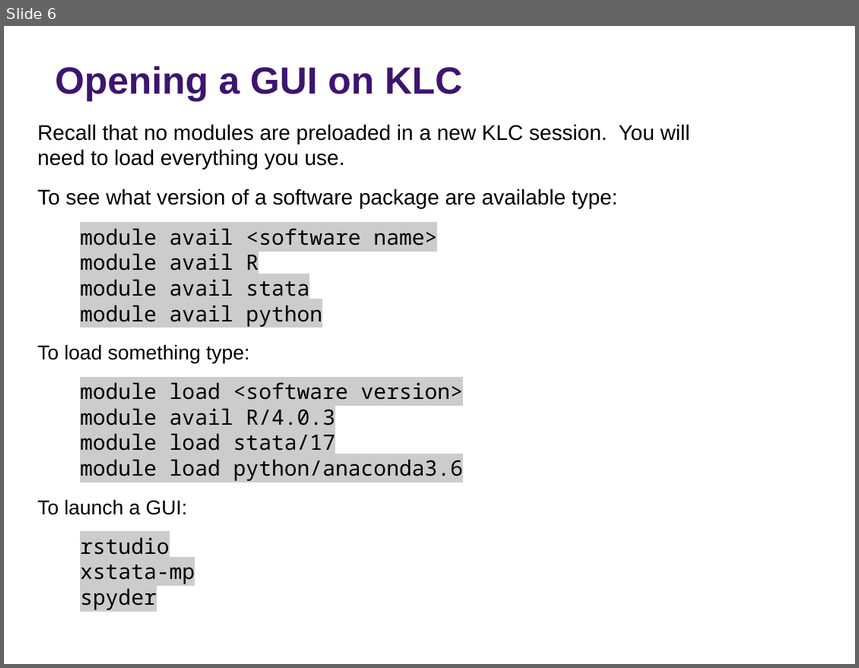
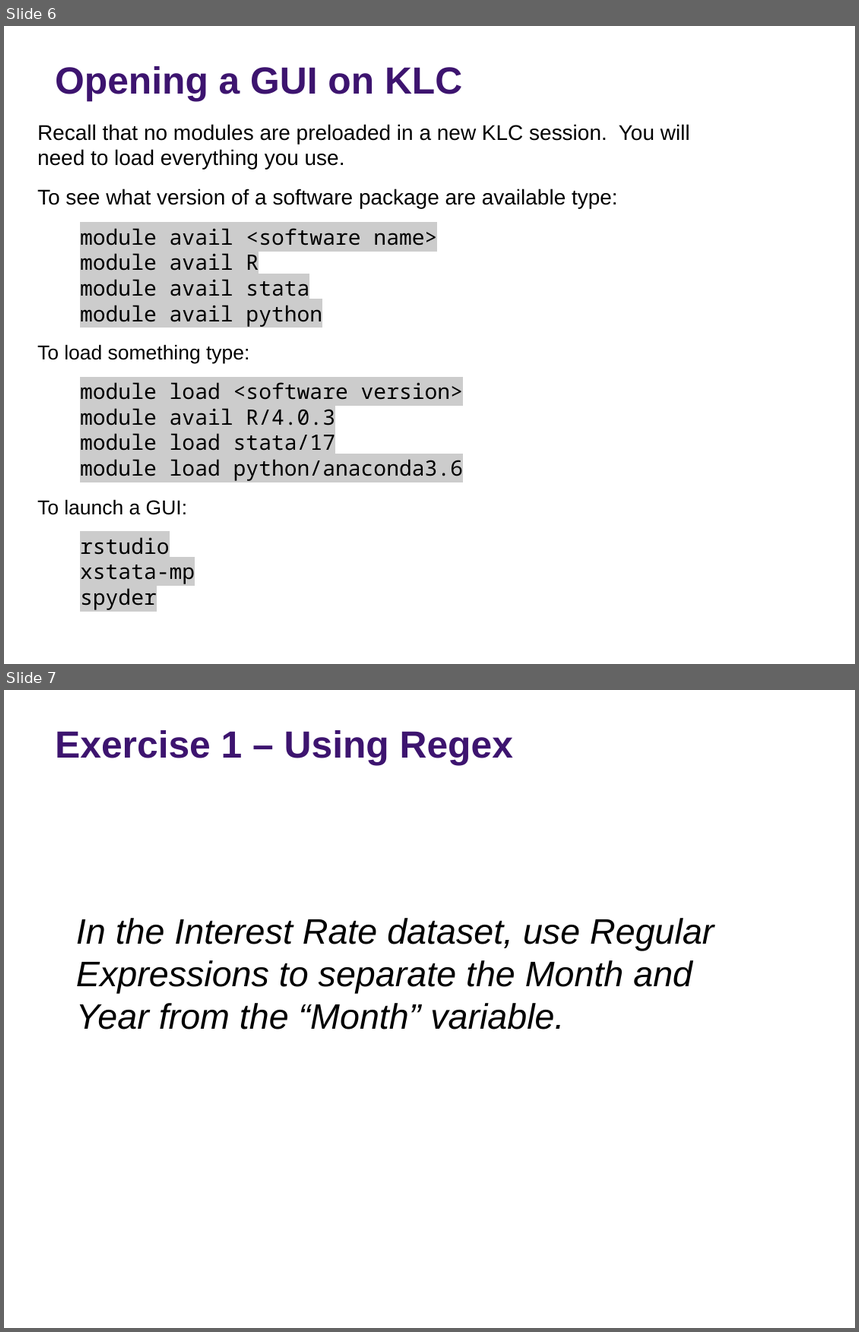
Before and after one commit to rs-kellogg/workshop_2022, a slide deck: Session4_Automate/Session4_Automation.pptx. Shown one above the other, each under a label of ours: slide 6 before the commit, slides 6 and 7 after it. The pictures are 859x668 and 859x1332 pixels, drawn with LibreOffice and Linux fonts; fonts in the diff are those of the drawing; background and template pictures are left out. Boxes give left, top, right and bottom in pixels: in the first picture for what was removed or moved away, otherwise in the second. Text is boxed around its words. In the diff, an @@ line names an element or a change of style, - is before the commit and + after.

```diff
--- a/Session4_Automate/Session4_Automation.pptx
+++ b/Session4_Automate/Session4_Automation.pptx
@@ slide 7 added at bbox=[4, 690, 855, 1328], background picture (left out) @@
@@ title added at bbox=[55, 730, 513, 766], 32 pt, text #3D146F, bold @@
+Exercise 1 – Using Regex
@@ text added at bbox=[76, 918, 714, 1030], 30 pt, text #000000, italic @@
+In the Interest Rate dataset, use Regular Expressions to separate the Month and Year from the “Month” variable.
@@ text added at bbox=[430, 1296, 813, 1328], 10 pt, text #FFFFFF @@
+Automation
@@ page number added at bbox=[813, 1296, 852, 1328], 10 pt, text #FFFFFF @@
+7
```
Also in this commit, not shown: 1 slide changed, 2 other slides added, 1 other file.
